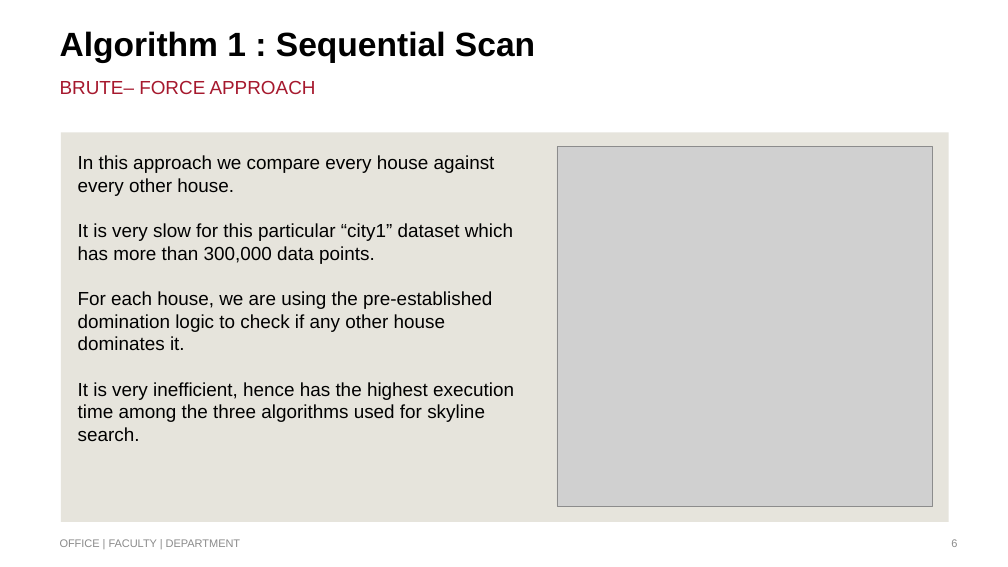
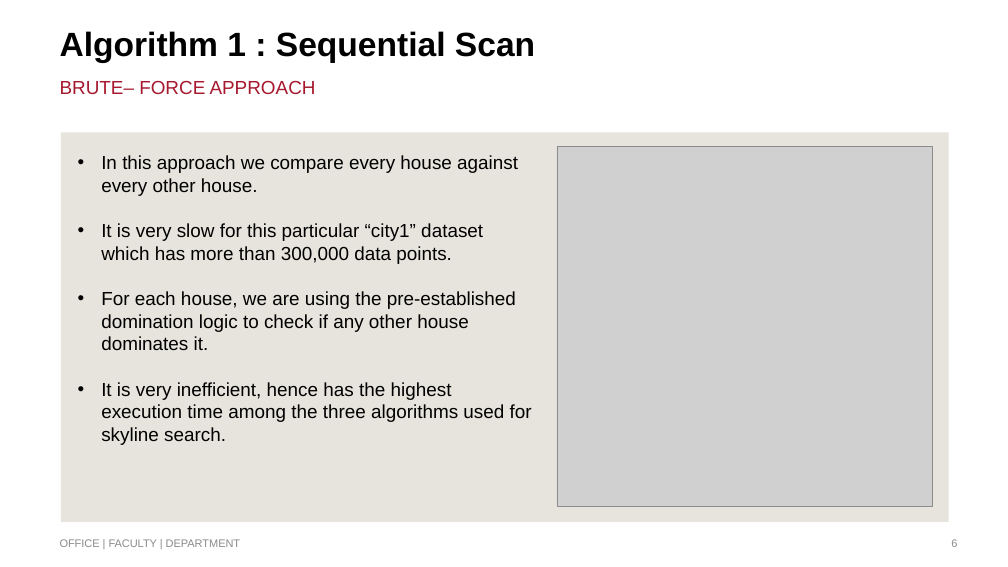
Before and after one commit to gdbhatt/Big-Data-Assignment2, a slide deck: slide 6 of Slides.pptx. Drawn at 1008x567 pixels with LibreOffice and Linux fonts; fonts in the diff are those of the drawing; grey boxes stand for pictures; background and template pictures are left out. Boxes give left, top, right and bottom in pixels: in the first picture for what was removed or moved away, otherwise in the second. Text is boxed around its words. In the diff, an @@ line names an element or a change of style, - is before the commit and + after.

```diff
--- a/Slides.pptx
+++ b/Slides.pptx
@@ text "In this approach we compare ..." at (101, 155, 532, 445): bullet none to • @@
```
Also in this commit, not shown: 1 other slide changed, 2 slides added.
